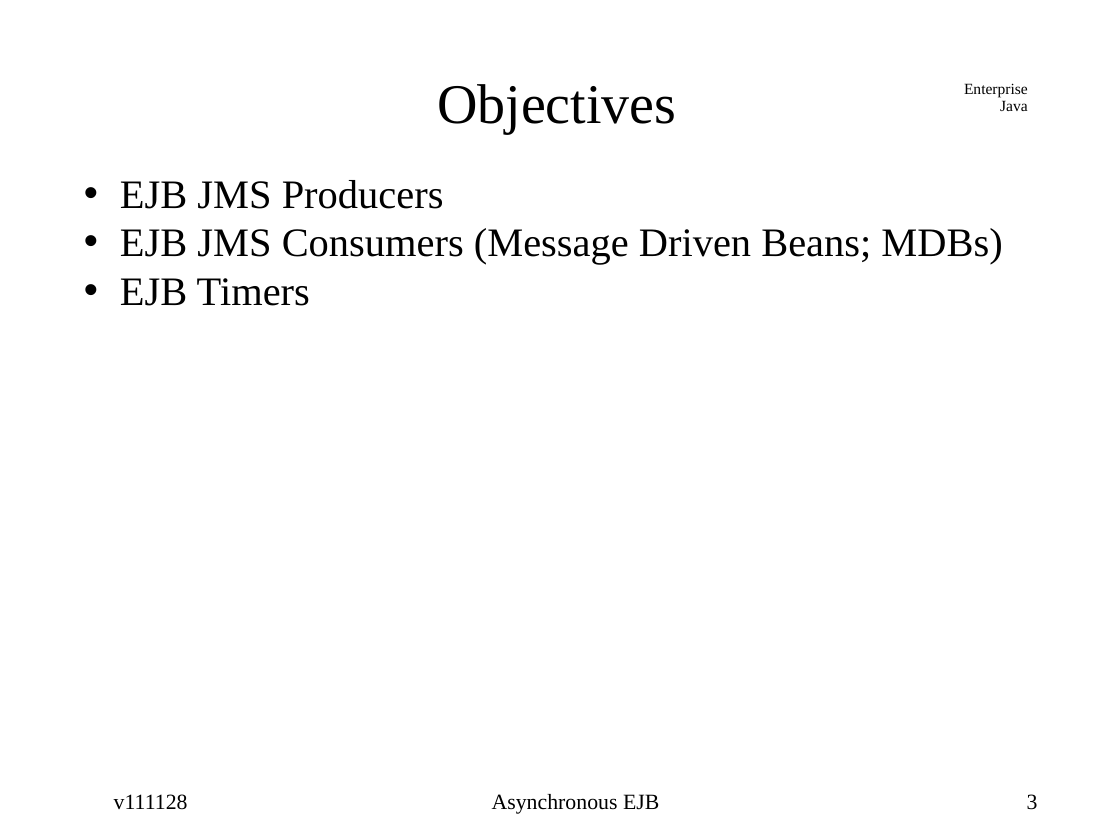
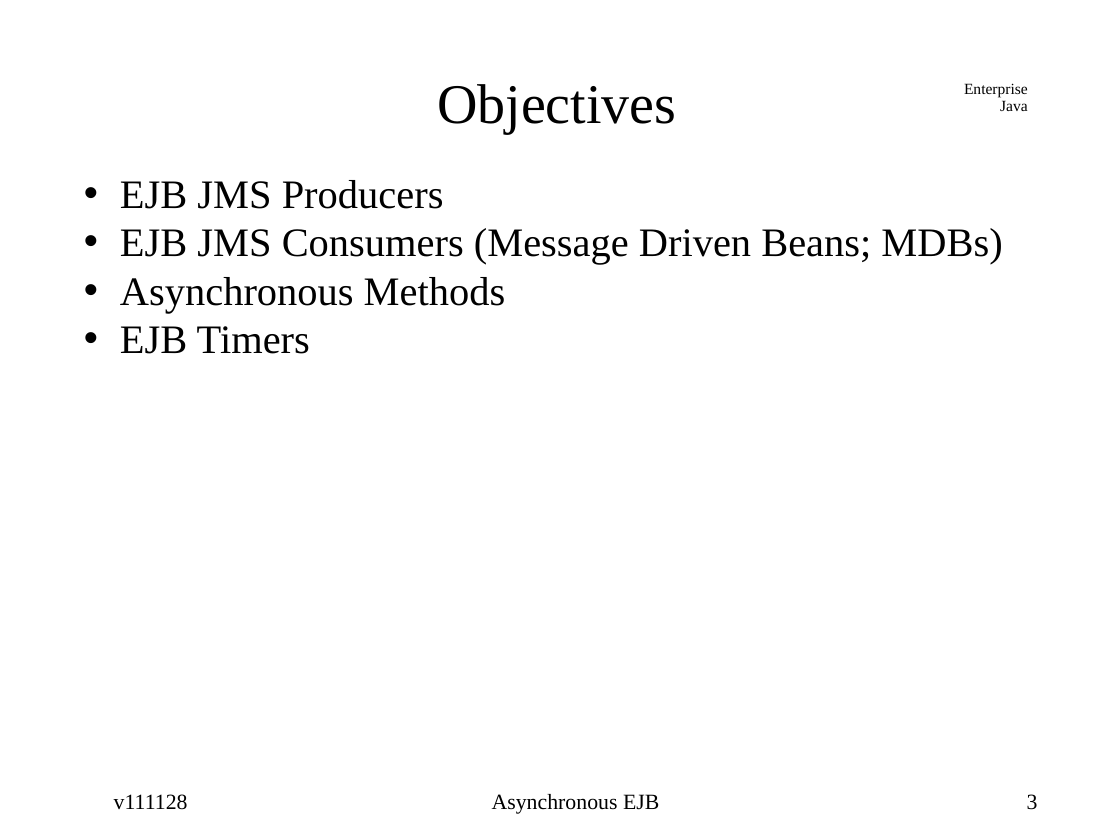
Before and after one commit to jcstaff/ejava-javaee, a slide deck: slide 3 of asyncEJB/src/site/resources/lectures/asyncEJB.ppt. Drawn at 1120x840 pixels with LibreOffice and Linux fonts; fonts in the diff are those of the drawing. Boxes give left, top, right and bottom in pixels: in the first picture for what was removed or moved away, otherwise in the second. Text is boxed around its words. In the diff, an @@ line names an element or a change of style, - is before the commit and + after.

Commit message:
minor edits to slides

```diff
--- a/asyncEJB/src/site/resources/lectures/asyncEJB.ppt
+++ b/asyncEJB/src/site/resources/lectures/asyncEJB.ppt
@@ text at box(120, 277, 506, 313): paragraph added @@
+• Asynchronous Methods
```
Also in this commit, not shown: 35 other slides changed, 1 other file.
